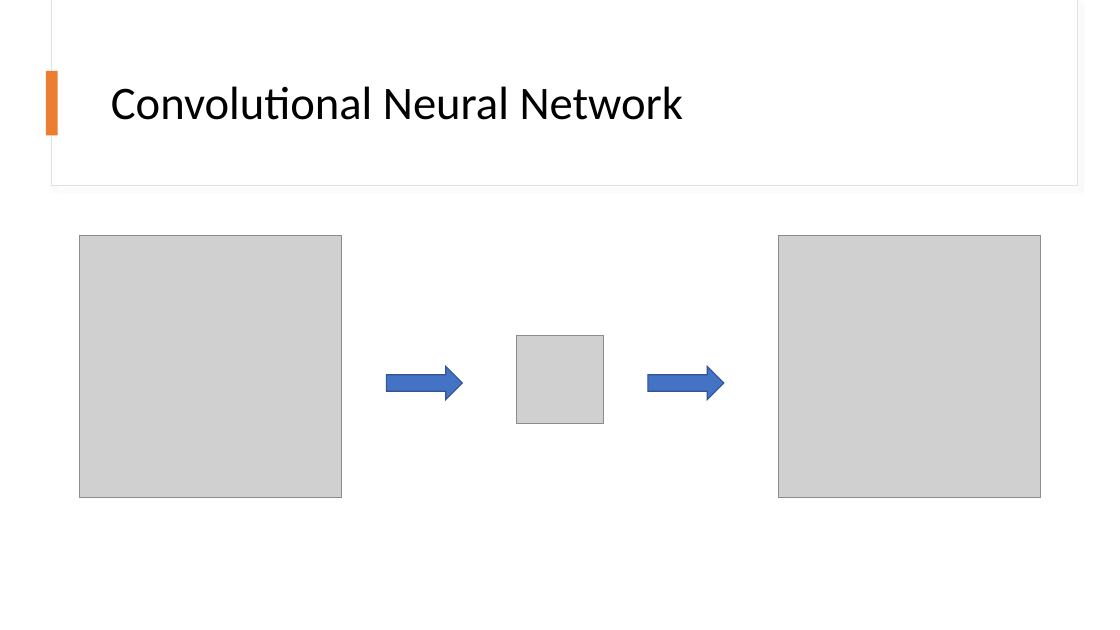
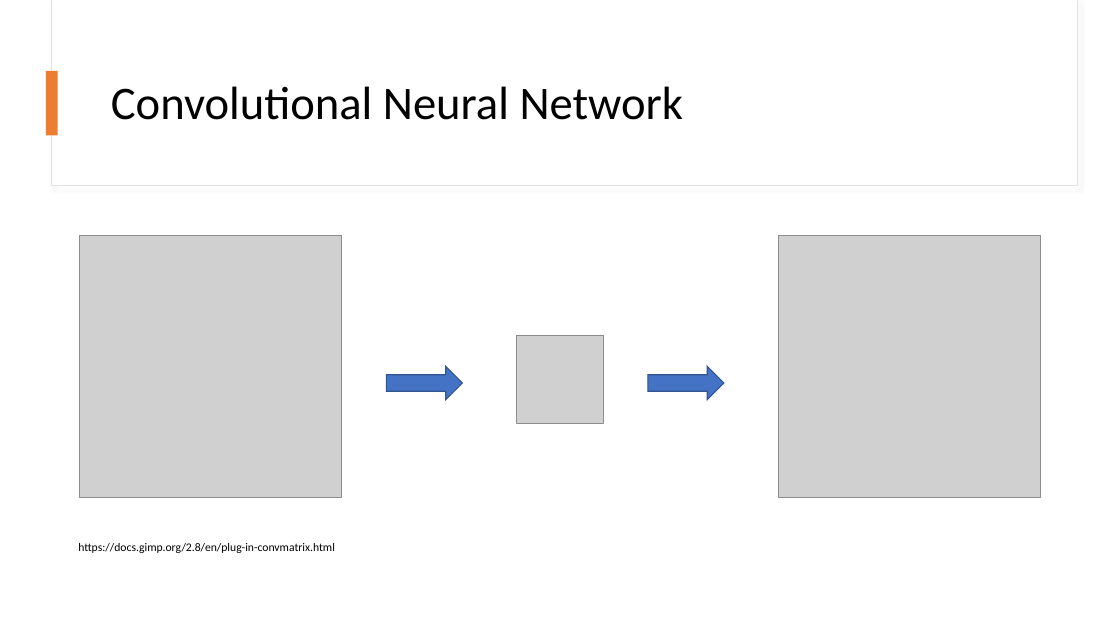
Before and after one commit to Brebeck-Jan/chessmaster, a slide deck: slide 11 of Präsentationen/Abschlusspräsentation/Chessmaster_Abschluss.pptx. Drawn at 1120x630 pixels with LibreOffice and Linux fonts; fonts in the diff are those of the drawing; grey boxes stand for pictures. Boxes give left, top, right and bottom in pixels: in the first picture for what was removed or moved away, otherwise in the second. Text is boxed around its words. In the diff, an @@ line names an element or a change of style, - is before the commit and + after.

```diff
--- a/Präsentationen/Abschlusspräsentation/Chessmaster_Abschluss.pptx
+++ b/Präsentationen/Abschlusspräsentation/Chessmaster_Abschluss.pptx
@@ text added at (x1=78, y1=543, x2=335, y2=553), 10 pt, text #000000 @@
+https://docs.gimp.org/2.8/en/plug-in-convmatrix.html
```
Also in this commit, not shown: 3 other slides changed, 1 slide removed, 1 other file.
